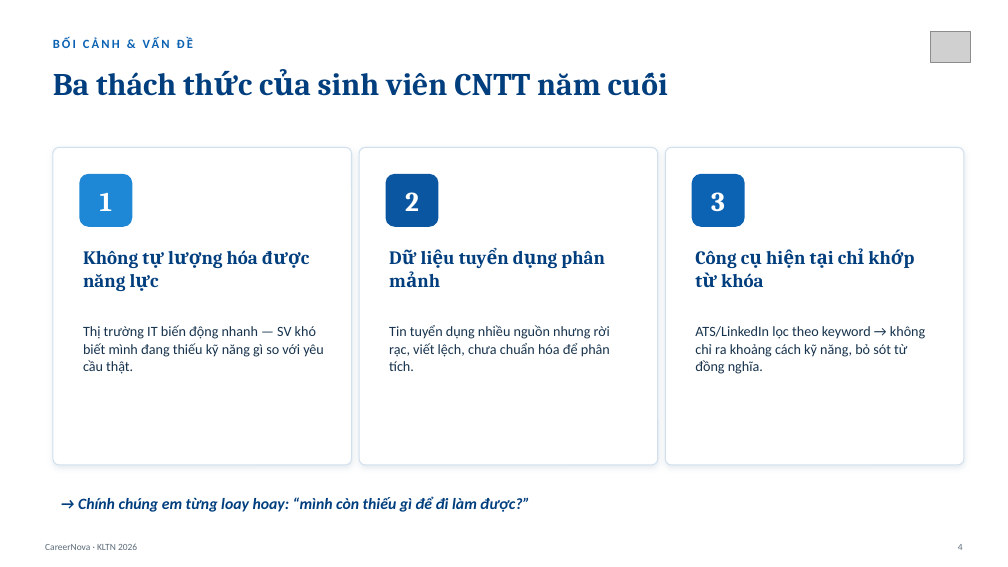
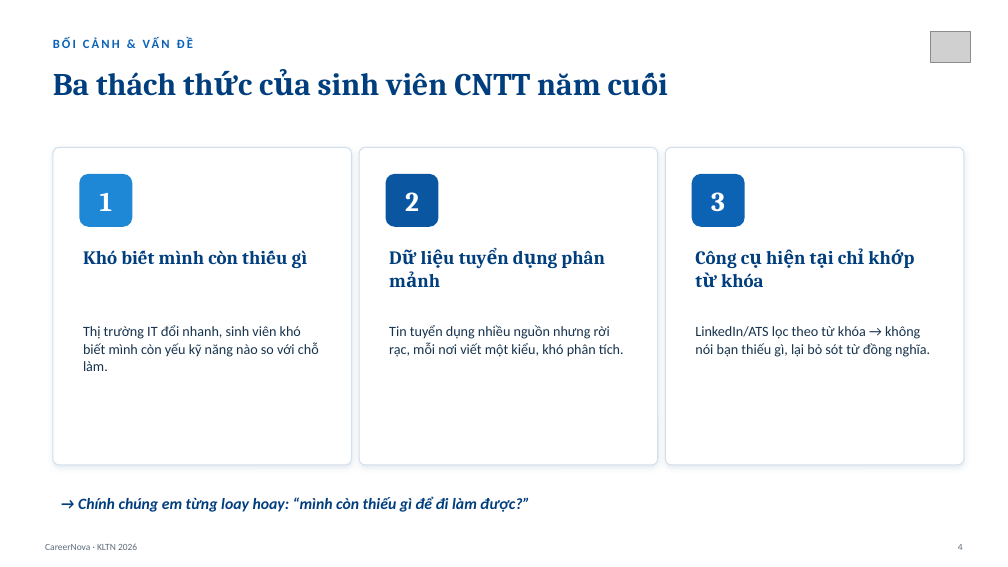
Before and after one commit to Myy1112/082026, a slide deck: slide 4 of CareerNova_Slide_BaoVe.pptx. Drawn at 1008x567 pixels with LibreOffice and Linux fonts; fonts in the diff are those of the drawing; grey boxes stand for pictures. Boxes give left, top, right and bottom in pixels: in the first picture for what was removed or moved away, otherwise in the second. Text is boxed around its words. In the diff, an @@ line names an element or a change of style, - is before the commit and + after.

```diff
--- a/CareerNova_Slide_BaoVe.pptx
+++ b/CareerNova_Slide_BaoVe.pptx
@@ text at [83,250,307,268]: text changed @@
-Không tự lượng hóa được năng lực
+Khó biết mình còn thiếu gì
@@ text at [83,325,319,371]: text changed @@
-Thị trường IT biến động nhanh — SV khó biết mình đang thiếu kỹ năng gì so với yêu cầu thật.
+Thị trường IT đổi nhanh, sinh viên khó biết mình còn yếu kỹ năng nào so với chỗ làm.
@@ text at [389,325,624,357]: text changed @@
-Tin tuyển dụng nhiều nguồn nhưng rời rạc, viết lệch, chưa chuẩn hóa để phân tích.
+Tin tuyển dụng nhiều nguồn nhưng rời rạc, mỗi nơi viết một kiểu, khó phân tích.
@@ text at [695,326,930,357]: text changed @@
-ATS/LinkedIn lọc theo keyword → không chỉ ra khoảng cách kỹ năng, bỏ sót từ đồng nghĩa.
+LinkedIn/ATS lọc theo từ khóa → không nói bạn thiếu gì, lại bỏ sót từ đồng nghĩa.
```
Also in this commit, not shown: 10 other slides changed, 4 other files.
